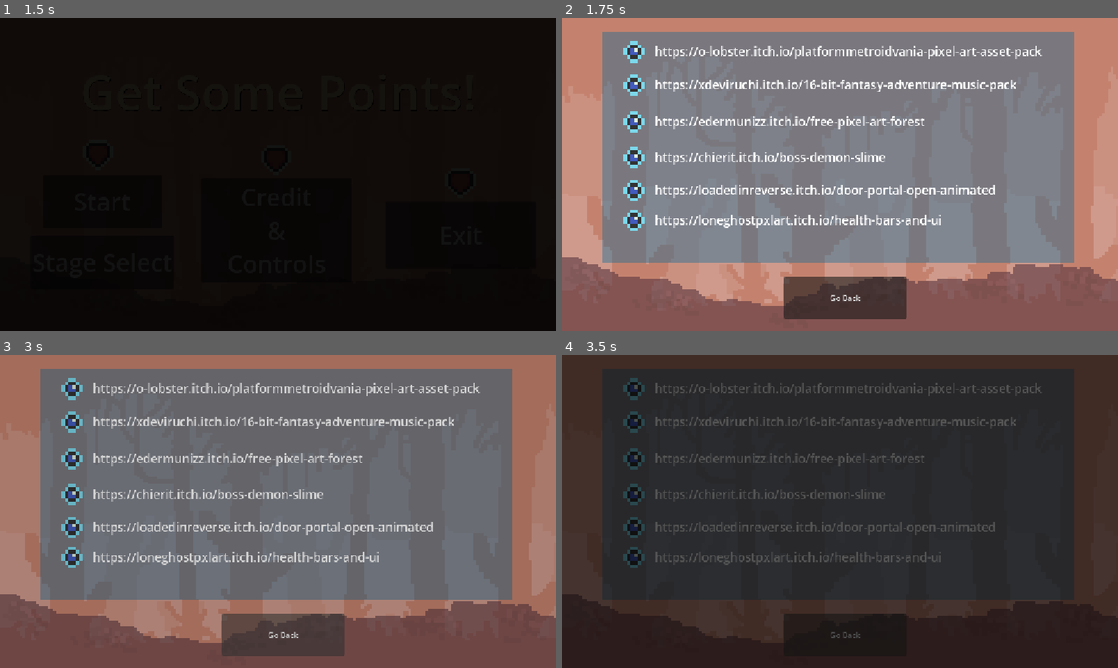
Above: before the commit, frames 1-4 (two rows, left to right).
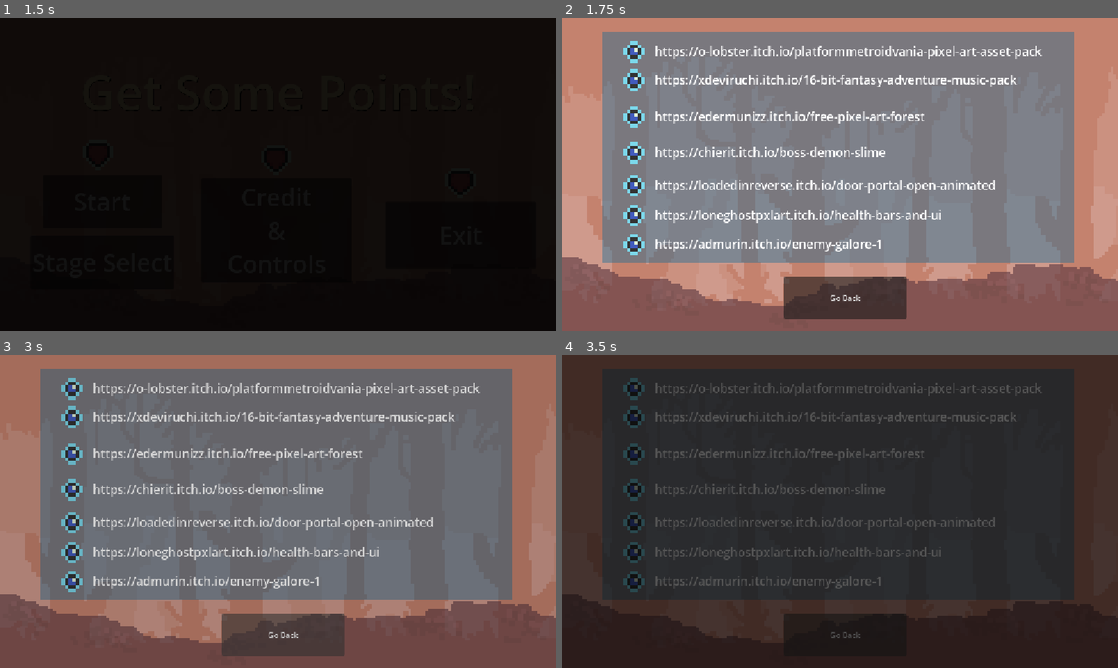
Above: after the commit, the same moments.

Repository: A-kim1/GameDev2026-Individual-Game-Jam-AmarHakim
Game: Godot game, scene res://Scenes/main_menu.tscn
Same seed, same stepped clock (60 frames per second), same inputs: the game is played once before the commit and once after it. The engine's default icon, where the game draws it, is replaced by a stand-in: a white triangle on a blue panel in a dark square.
Inputs (mouse positions are in pixels of both pictures, inside the frame that each line leads up to):
- Up to frame 1 (1.5 s): click "Credit & Controls" at 0.5 s; click "Start" at 1.25 s
- Up to frame 2 (1.75 s): no input
- Up to frame 3 (3 s): tap Enter at 2 s; move the mouse to (400, 495) at 2.02 s; hold D (right) 2.03-2.75 s; click (400, 495) at 2.1 s; tap W (jump) at 2.27 s; click "Go Back" at 2.75 s
- Up to frame 4 (3.5 s): no input

Frame 1 is identical in both runs. In frame 2, 7.1% of the frame differs, in the area x 11-82%, y 16-76%; in frame 3, 7.0%; in frame 4, 5.4%.

Commit message:
tambahin credit asset maker nya

Diff:
--- a/Scenes/credit.tscn
+++ b/Scenes/credit.tscn
@@ -94,17 +94,16 @@
 anchor_right = 0.5
 anchor_bottom = 0.5
 offset_left = 191.5
-offset_top = 108.0
-offset_right = 993.5
-offset_bottom = 143.0
+offset_top = 98.0
+offset_right = 993.5
+offset_bottom = 133.0
 grow_horizontal = 2
 grow_vertical = 2
 theme_override_font_sizes/font_size = 25
 text = "https://xdeviruchi.itch.io/16-bit-fantasy-adventure-music-pack"
-metadata/_edit_use_anchors_ = true
 
 [node name="Sprite2D" type="Sprite2D" parent="Panel/Node2D2" unique_id=55757471]
-position = Vector2(149, 126)
+position = Vector2(149, 116)
 scale = Vector2(7.5, 7.5)
 texture = ExtResource("5_nto78")
 
@@ -119,17 +118,16 @@
 anchor_right = 0.5
 anchor_bottom = 0.5
 offset_left = 191.5
-offset_top = 108.0
-offset_right = 993.5
-offset_bottom = 143.0
+offset_top = 98.0
+offset_right = 993.5
+offset_bottom = 133.0
 grow_horizontal = 2
 grow_vertical = 2
 theme_override_font_sizes/font_size = 25
 text = "https://edermunizz.itch.io/free-pixel-art-forest"
-metadata/_edit_use_anchors_ = true
 
 [node name="Sprite2D" type="Sprite2D" parent="Panel/Node2D3" unique_id=376075947]
-position = Vector2(149, 126)
+position = Vector2(149, 116)
 scale = Vector2(7.5, 7.5)
 texture = ExtResource("5_nto78")
 
@@ -144,17 +142,16 @@
 anchor_right = 0.5
 anchor_bottom = 0.5
 offset_left = 191.5
-offset_top = 113.0
-offset_right = 993.5
-offset_bottom = 148.0
+offset_top = 103.0
+offset_right = 993.5
+offset_bottom = 138.0
 grow_horizontal = 2
 grow_vertical = 2
 theme_override_font_sizes/font_size = 25
 text = "https://chierit.itch.io/boss-demon-slime"
-metadata/_edit_use_anchors_ = true
 
 [node name="Sprite2D" type="Sprite2D" parent="Panel/Node2D4" unique_id=907525661]
-position = Vector2(149, 131)
+position = Vector2(149, 121)
 scale = Vector2(7.5, 7.5)
 texture = ExtResource("5_nto78")
 
@@ -169,17 +166,16 @@
 anchor_right = 0.5
 anchor_bottom = 0.5
 offset_left = 191.5
-offset_top = 117.0
-offset_right = 993.5
-offset_bottom = 152.0
+offset_top = 107.0
+offset_right = 993.5
+offset_bottom = 142.0
 grow_horizontal = 2
 grow_vertical = 2
 theme_override_font_sizes/font_size = 25
 text = "https://loadedinreverse.itch.io/door-portal-open-animated"
-metadata/_edit_use_anchors_ = true
 
 [node name="Sprite2D" type="Sprite2D" parent="Panel/Node2D5" unique_id=393753810]
-position = Vector2(149, 135)
+position = Vector2(149, 125)
 scale = Vector2(7.5, 7.5)
 texture = ExtResource("5_nto78")
 
@@ -194,17 +190,41 @@
 anchor_right = 0.5
 anchor_bottom = 0.5
 offset_left = 191.5
-offset_top = 117.0
-offset_right = 993.5
-offset_bottom = 152.0
+offset_top = 107.0
+offset_right = 993.5
+offset_bottom = 142.0
 grow_horizontal = 2
 grow_vertical = 2
 theme_override_font_sizes/font_size = 25
 text = "https://loneghostpxlart.itch.io/health-bars-and-ui"
+
+[node name="Sprite2D" type="Sprite2D" parent="Panel/Node2D6" unique_id=925285349]
+position = Vector2(149, 125)
+scale = Vector2(7.5, 7.5)
+texture = ExtResource("5_nto78")
+
+[node name="Node2D7" type="Node2D" parent="Panel" unique_id=242200266]
+position = Vector2(-83, 255)
+
+[node name="Label" type="Label" parent="Panel/Node2D7" unique_id=299758216]
+texture_filter = 1
+anchors_preset = 8
+anchor_left = 0.5
+anchor_top = 0.5
+anchor_right = 0.5
+anchor_bottom = 0.5
+offset_left = 191.5
+offset_top = 167.0
+offset_right = 993.5
+offset_bottom = 202.0
+grow_horizontal = 2
+grow_vertical = 2
+theme_override_font_sizes/font_size = 25
+text = "https://admurin.itch.io/enemy-galore-1"
 metadata/_edit_use_anchors_ = true
 
-[node name="Sprite2D" type="Sprite2D" parent="Panel/Node2D6" unique_id=925285349]
-position = Vector2(149, 135)
+[node name="Sprite2D" type="Sprite2D" parent="Panel/Node2D7" unique_id=236081782]
+position = Vector2(149, 185)
 scale = Vector2(7.5, 7.5)
 texture = ExtResource("5_nto78")
 
